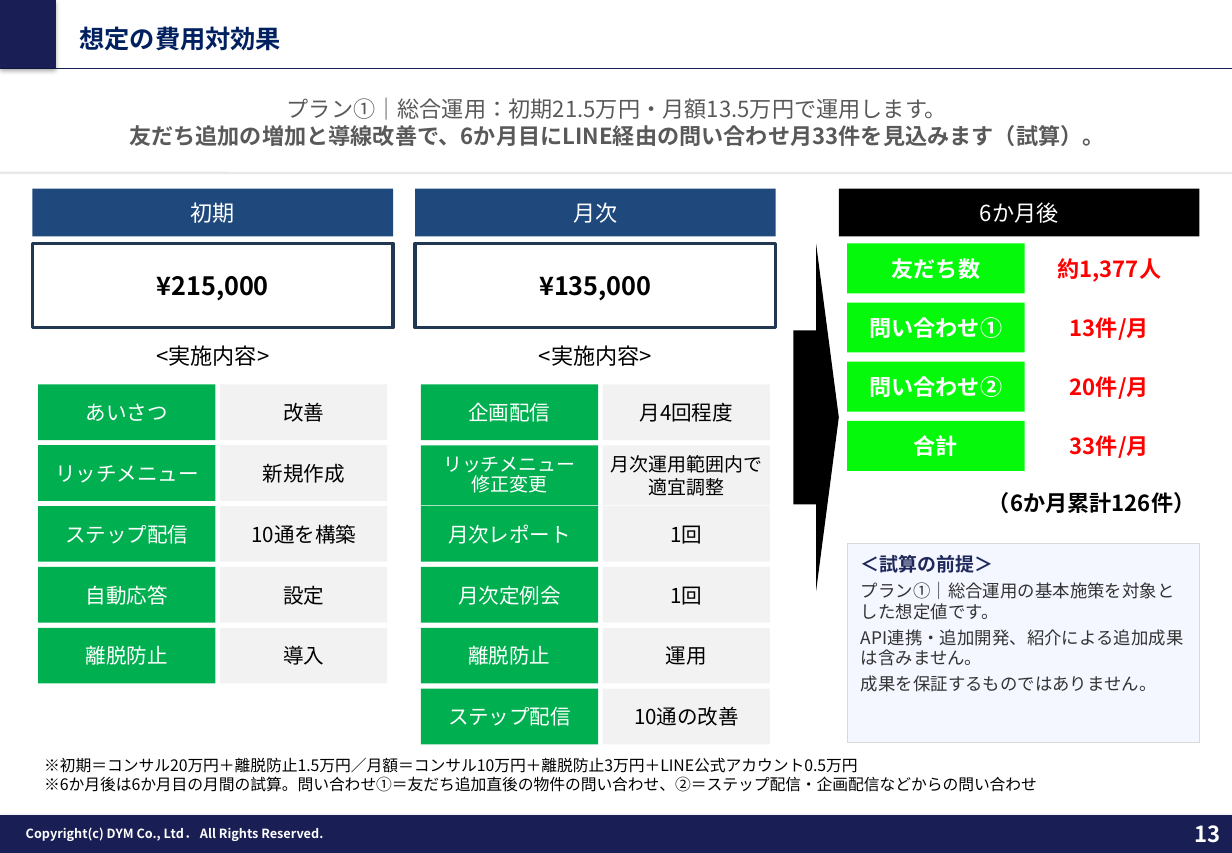
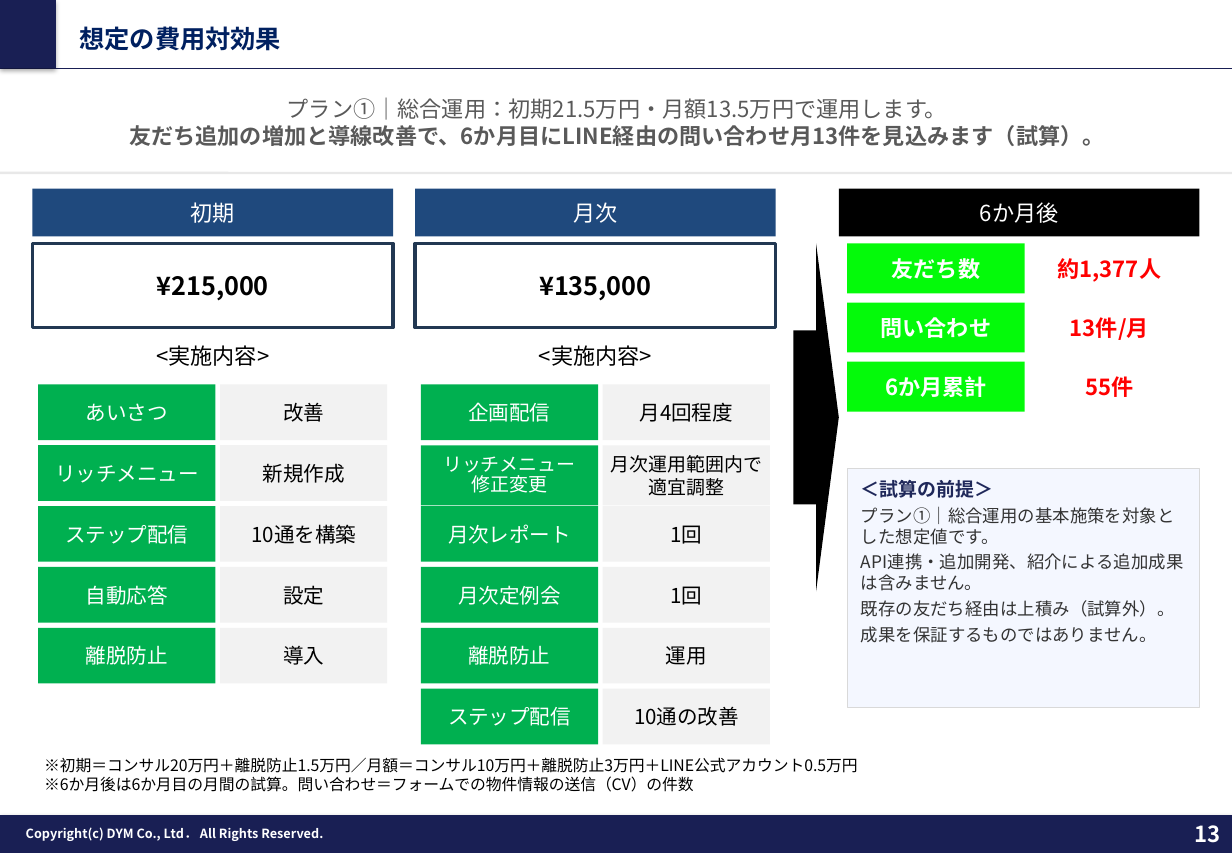
Before and after one commit to tonomura-r-dev/folder, a slide deck: slide 13 of 202610_株式会社あらうち御中_LINE公式アカウント運用のご提案_v9.pptx. Drawn at 1232x853 pixels with LibreOffice and Linux fonts; fonts in the diff are those of the drawing; background and template pictures are left out. Boxes give left, top, right and bottom in pixels: in the first picture for what was removed or moved away, otherwise in the second. Text is boxed around its words. In the diff, an @@ line names an element or a change of style, - is before the commit and + after.

```diff
--- a/202610_株式会社あらうち御中_LINE公式アカウント運用のご提案_v9.pptx
+++ b/202610_株式会社あらうち御中_LINE公式アカウント運用のご提案_v9.pptx
@@ text at box(129, 125, 1105, 146): text changed @@
-友だち追加の増加と導線改善で、6か月目にLINE経由の問い合わせ月33件を見込みます（試算）。
+友だち追加の増加と導線改善で、6か月目にLINE経由の問い合わせ月13件を見込みます（試算）。
@@ text in rectangle at box(880, 317, 991, 338): text changed @@
-問い合わせ①
+問い合わせ
@@ rectangle "6か月累計": place and size @@
-rectangle "6か月累計" at box(847, 421, 1025, 471)
+rectangle "6か月累計" at box(847, 362, 1025, 412)
@@ rectangle removed at box(847, 362, 1025, 412) @@
-問い合わせ②
@@ text in rectangle at box(885, 376, 987, 397): text changed @@
-合計
+6か月累計
@@ text removed at box(1070, 376, 1149, 399) @@
-20件/月
@@ text at box(1085, 376, 1133, 397): text changed @@
-33件/月
+55件
@@ rectangle "＜試算の前提＞": place and size @@
-rectangle "＜試算の前提＞" at box(847, 544, 1200, 743)
+rectangle "＜試算の前提＞" at box(847, 469, 1200, 708)
@@ text removed at box(988, 492, 1195, 513) @@
-（6か月累計126件）
@@ text in rectangle at box(861, 600, 1175, 617): paragraph added @@
+既存の友だち経由は上積み（試算外）。
@@ text at box(44, 776, 694, 792): text changed @@
-※6か月後は6か月目の月間の試算。問い合わせ①＝友だち追加直後の物件の問い合わせ、②＝ステップ配信・企画配信などからの問い合わせ
+※6か月後は6か月目の月間の試算。問い合わせ＝フォームでの物件情報の送信（CV）の件数
```
Also in this commit, not shown: 9 other slides changed, 4 other files.
